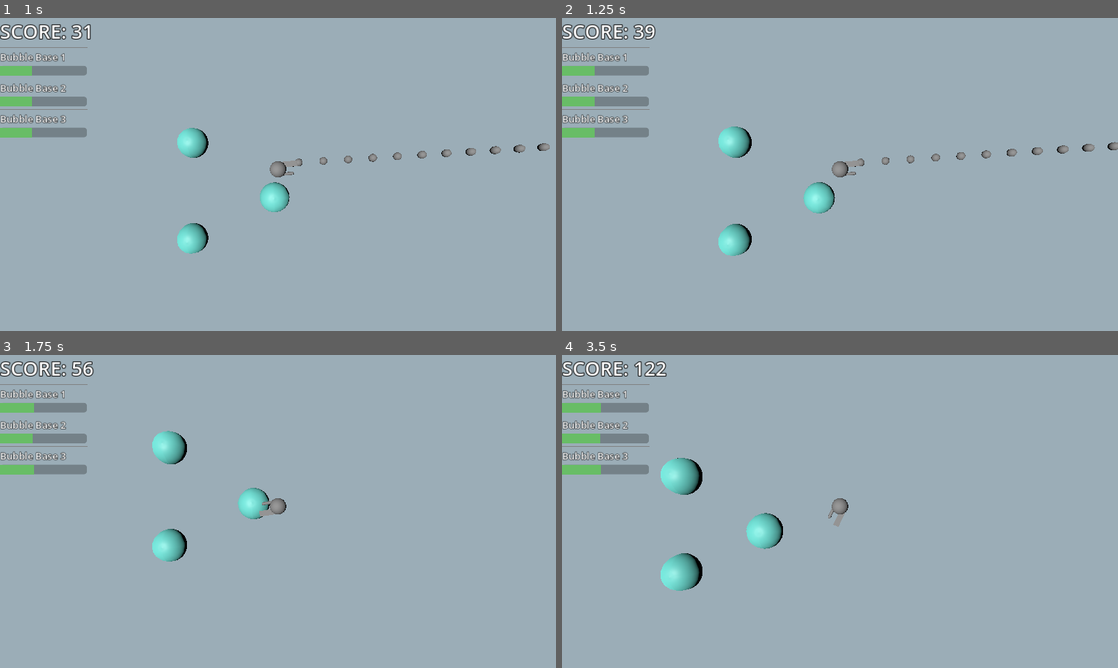
Above: before the commit, frames 1-4 (two rows, left to right).
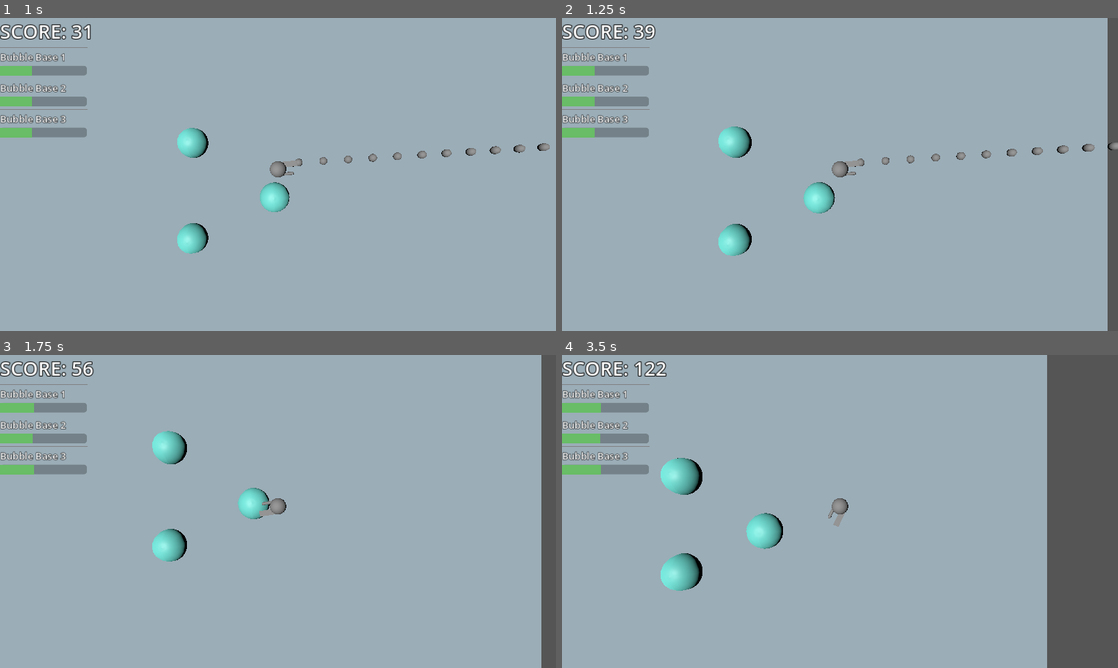
Above: after the commit, the same moments.

Repository: BlackBarman/GGJ_2025
Game: Godot game, scene res://Levels/level.tscn
Same seed, same stepped clock (60 frames per second), same inputs: the game is played once before the commit and once after it.
Inputs (mouse positions are in pixels of both pictures, inside the frame that each line leads up to):
- Up to frame 1 (1 s): tap Enter (ui_accept) at 0.5, 0.77 s; move the mouse to (400, 158) at 0.52 s; press the mouse at (400, 158) at 0.53 s; hold Right (ui_right) from 0.53 s (still down)
- Up to frame 2 (1.25 s): keep holding Right (ui_right)
- Up to frame 3 (1.75 s): move the mouse to (166, 527) at 1.27 s; release Right (ui_right) at 1.28 s; release the mouse at (166, 527) at 1.28 s; hold Down (ui_down) from 1.28 s (still down); click (166, 527) at 1.35 s; tap Enter (ui_accept) at 1.52 s
- Up to frame 4 (3.5 s): move the mouse to (895, 442) at 2.02 s; release Down (ui_down) at 2.03 s; press the mouse at (895, 442) at 2.03 s; hold Right (ui_right) 2.03-2.78 s; move the mouse to (812, 574) at 2.77 s; release the mouse at (812, 574) at 2.78 s; hold Up (ui_up) from 2.78 s (still down); click (812, 574) at 2.85 s; tap Enter (ui_accept) at 3.02 s

Frame 1 is identical in both runs. In frame 2, 1.8% of the frame differs, in the area x 98-100%, y 0-100%; in frame 3, 2.6%; in frame 4, 13%, in the area x 87-100%, y 0-100%.

Commit message:
Added enemy which attacks player

Diff:
--- /dev/null
+++ b/ggj_2025/Art/Materials/ChaseEnemyMaterial.tres
@@ -0,0 +1,4 @@
+[gd_resource type="StandardMaterial3D" format=3 uid="uid://b8kwfp2ww8l5d"]
+
+[resource]
+albedo_color = Color(0.589756, 0.00429596, 0.997933, 1)
--- /dev/null
+++ b/ggj_2025/LevelIngredients/chase_enemy.gd
@@ -0,0 +1,72 @@
+extends CharacterBody3D
+@export var damage_to_bubble = 10
+@export var nav_speed = 2
+var target_bubble = null
+@onready var nav_agent = $NavigationAgent3D
+var following_player=false
+
+func _ready() -> void:
+	_get_new_bubble()
+
+func _get_new_bubble():
+	var bubbles = get_tree().get_nodes_in_group("BubbleBaseGroup")
+	var closest_distance = 10000000
+	var closest_bubble = null
+
+	for b in bubbles:
+		var dis = global_position.distance_to(b.global_position)
+		if dis < closest_distance:
+			closest_distance = dis
+			closest_bubble = b
+
+	if closest_bubble != null:
+		target_bubble = closest_bubble
+		update_target_location(target_bubble.position)
+	else:
+		target_bubble =null
+
+func _physics_process(delta: float) -> void:
+	if nav_agent.is_target_reachable():
+		return
+	else:
+		if !following_player:
+			_get_new_bubble()
+
+	if target_bubble ==null:
+		_get_new_bubble()
+		return
+
+	if !following_player:
+		var bubble_size = target_bubble.get_global_transform().basis.x
+		var current_location = global_transform.origin
+		var next_location = nav_agent.target_position
+		look_at(next_location)
+		rotation.x =0
+		rotation.z =0
+		var distance_to_bubble = nav_agent.distance_to_target()
+
+		if distance_to_bubble - 0.7 < bubble_size.x:
+			velocity = Vector3(0,0,0)
+			target_bubble._decrease_size(delta/damage_to_bubble)
+		else:
+			var new_velocity = (next_location - current_location).normalized() *nav_speed
+			velocity = new_velocity
+			move_and_slide()
+	else:
+		update_target_location(target_bubble.global_position)
+		var current_location = global_transform.origin
+		var next_location = nav_agent.target_position
+		look_at(next_location)
+		var new_velocity = (next_location - current_location).normalized() *nav_speed
+		velocity = new_velocity
+		move_and_slide()
+
+func update_target_location(target_location):
+	nav_agent.target_position=target_location
+
+
+func _on_detection_collider_body_entered(body: Node3D) -> void:
+	if  body.name == "CharacterBody3D":
+		following_player =true
+		target_bubble =body
+		update_target_location(body.global_position)
--- /dev/null
+++ b/ggj_2025/LevelIngredients/chase_enemy.tscn
@@ -0,0 +1,36 @@
+[gd_scene load_steps=5 format=3 uid="uid://cqe7wxyus1eu7"]
+
+[ext_resource type="Script" path="res://LevelIngredients/chase_enemy.gd" id="1_goor2"]
+[ext_resource type="PackedScene" uid="uid://csdsbossambhx" path="res://Art/Blockout/Mesh_ChaseEnemy.gltf" id="2_1i2q0"]
+
+[sub_resource type="CapsuleShape3D" id="CapsuleShape3D_q38e3"]
+
+[sub_resource type="SphereShape3D" id="SphereShape3D_j3jo5"]
+
+[node name="ChaseEnemy" type="CharacterBody3D" groups=["EnemyGroup", "enemies"]]
+script = ExtResource("1_goor2")
+
+[node name="Area3D" type="Area3D" parent="." groups=["EnemyCollisionGroup"]]
+
+[node name="CollisionShape3D" type="CollisionShape3D" parent="Area3D"]
+transform = Transform3D(1, 0, 0, 0, 1, 0, 0, 0, 1, 0, 0.622102, 0)
+shape = SubResource("CapsuleShape3D_q38e3")
+
+[node name="DetectionCollider" type="Area3D" parent="."]
+collision_layer = 3
+collision_mask = 3
+
+[node name="CollisionShape3D" type="CollisionShape3D" parent="DetectionCollider"]
+transform = Transform3D(10, 0, 0, 0, 10, 0, 0, 0, 10, 0, 0, 0)
+shape = SubResource("SphereShape3D_j3jo5")
+
+[node name="NavigationAgent3D" type="NavigationAgent3D" parent="."]
+use_3d_avoidance = true
+
+[node name="CollisionShape3D2" type="CollisionShape3D" parent="."]
+shape = SubResource("SphereShape3D_j3jo5")
+
+[node name="Mesh_ChaseEnemy" parent="." instance=ExtResource("2_1i2q0")]
+transform = Transform3D(-0.00249795, -0.00400287, 0.999989, 0.00218327, 0.99999, 0.00400833, -0.999994, 0.00219327, -0.00248918, 0, 0, 0)
+
+[connection signal="body_entered" from="DetectionCollider" to="." method="_on_detection_collider_body_entered"]
--- a/ggj_2025/LevelIngredients/enemy_manager.gd
+++ b/ggj_2025/LevelIngredients/enemy_manager.gd
@@ -1,9 +1,10 @@
 extends Node3D
 
 @export var enemy_scene: PackedScene
+@export var chase_enemy_scene: PackedScene
 
-@export var enemy_spawn_time = 1
-
+@export var enemy_spawn_time = 0.5
+@export var enemies_to_spawn = 3;
 
 # Called when the node enters the scene tree for the first time.
 func _ready() -> void:
@@ -18,10 +19,16 @@
 
 
 func _on_timer_timeout() -> void:
-	var enemy = enemy_scene.instantiate()
-	var path_length = $SpawnLocation.curve.get_baked_length()
-	var offset = randf_range(0.0, path_length)
-	var enemy_spawn_location = $SpawnLocation.curve.sample_baked(offset)
+	for n in enemies_to_spawn:
+		var enemy = null
+		var randInt = randi_range(0, 100)
+		if(randInt >70):
+			enemy= chase_enemy_scene.instantiate()
+		else:
+			enemy= enemy_scene.instantiate()
+		var path_length = $SpawnLocation.curve.get_baked_length()
+		var offset = randf_range(0.0, path_length)
+		var enemy_spawn_location = $SpawnLocation.curve.sample_baked(offset)
 
-	enemy.global_position = global_transform.basis * enemy_spawn_location
-	add_child(enemy)
+		enemy.global_position = global_transform.basis * enemy_spawn_location
+		add_child(enemy)
--- a/ggj_2025/LevelIngredients/enemy_manager.tscn
+++ b/ggj_2025/LevelIngredients/enemy_manager.tscn
@@ -1,7 +1,8 @@
-[gd_scene load_steps=4 format=3 uid="uid://c55d1hd8xdqse"]
+[gd_scene load_steps=5 format=3 uid="uid://c55d1hd8xdqse"]
 
 [ext_resource type="Script" path="res://LevelIngredients/enemy_manager.gd" id="1_lhhgp"]
 [ext_resource type="PackedScene" uid="uid://cc1glweosc7j1" path="res://LevelIngredients/enemy.tscn" id="2_wn8kv"]
+[ext_resource type="PackedScene" uid="uid://cqe7wxyus1eu7" path="res://LevelIngredients/chase_enemy.tscn" id="3_k6fih"]
 
 [sub_resource type="Curve3D" id="Curve3D_oh1qr"]
 bake_interval = 0.01
@@ -14,6 +15,7 @@
 [node name="EnemyManager" type="Node3D"]
 script = ExtResource("1_lhhgp")
 enemy_scene = ExtResource("2_wn8kv")
+chase_enemy_scene = ExtResource("3_k6fih")
 
 [node name="Timer" type="Timer" parent="."]
 wait_time = 0.88
--- a/ggj_2025/Levels/level.tscn
+++ b/ggj_2025/Levels/level.tscn
@@ -75,17 +75,33 @@
 collision_mask = 4
 
 [node name="CollisionShape3D" type="CollisionShape3D" parent="Walls"]
-transform = Transform3D(1, 0, 0, 0, 1, 0, 0, 0, 1, 21.7599, 6.47754, -0.627045)
+transform = Transform3D(1, 0, 0, 0, 1, 0, 0, 0, 1, 21.7599, -0.529223, -0.627045)
 shape = SubResource("BoxShape3D_1xfiw")
 
+[node name="CSGBox3D" type="CSGBox3D" parent="Walls/CollisionShape3D"]
+transform = Transform3D(1, 0, 0, 0, 1, 0, 0, 0, 1, 0, 5.84448, 1.35175)
+size = Vector3(1, 12.689, 70.5931)
+
 [node name="CollisionShape3D2" type="CollisionShape3D" parent="Walls"]
-transform = Transform3D(1, 0, 0, 0, 1, 0, 0, 0, 1, -17.9087, 6.31203, -2.17728)
+transform = Transform3D(1, 0, 0, 0, 1, 0, 0, 0, 1, -17.9087, -0.694733, -2.17728)
 shape = SubResource("BoxShape3D_1xfiw")
 
+[node name="CSGBox3D" type="CSGBox3D" parent="Walls/CollisionShape3D2"]
+transform = Transform3D(1, 0, 0, 0, 1, 0, 0, 0, 1, 0, 5.84448, 1.35175)
+size = Vector3(1, 12.689, 70.5931)
+
 [node name="CollisionShape3D3" type="CollisionShape3D" parent="Walls"]
-transform = Transform3D(-4.37114e-08, 0, 1, 0, 1, 0, -1, 0, -4.37114e-08, 0.876158, 6.31203, -20.6503)
+transform = Transform3D(-4.37114e-08, 0, 1, 0, 1, 0, -1, 0, -4.37114e-08, 0.876158, -0.694733, -20.6503)
 shape = SubResource("BoxShape3D_1xfiw")
 
+[node name="CSGBox3D" type="CSGBox3D" parent="Walls/CollisionShape3D3"]
+transform = Transform3D(1, 0, 0, 0, 1, 0, 0, 0, 1, 0, 5.84448, 1.35175)
+size = Vector3(1, 12.689, 70.5931)
+
 [node name="CollisionShape3D4" type="CollisionShape3D" parent="Walls"]
-transform = Transform3D(-4.37114e-08, 0, 1, 0, 1, 0, -1, 0, -4.37114e-08, 0.876158, 6.31203, 23.4252)
+transform = Transform3D(-4.37114e-08, 0, 1, 0, 1, 0, -1, 0, -4.37114e-08, 0.876158, -0.694733, 23.4252)
 shape = SubResource("BoxShape3D_1xfiw")
+
+[node name="CSGBox3D" type="CSGBox3D" parent="Walls/CollisionShape3D4"]
+transform = Transform3D(1, 0, 0, 0, 1, 0, 0, 0, 1, 0, 5.84448, 1.35175)
+size = Vector3(1, 12.689, 70.5931)
Not shown, added: ggj_2025/Art/Blockout/Mesh_ChaseEnemy.gltf
Not shown, added: ggj_2025/Art/Blockout/Mesh_ChaseEnemy.gltf.import
Not shown: 1 places in ggj_2025/Levels/level.tscn that only renumber resources
